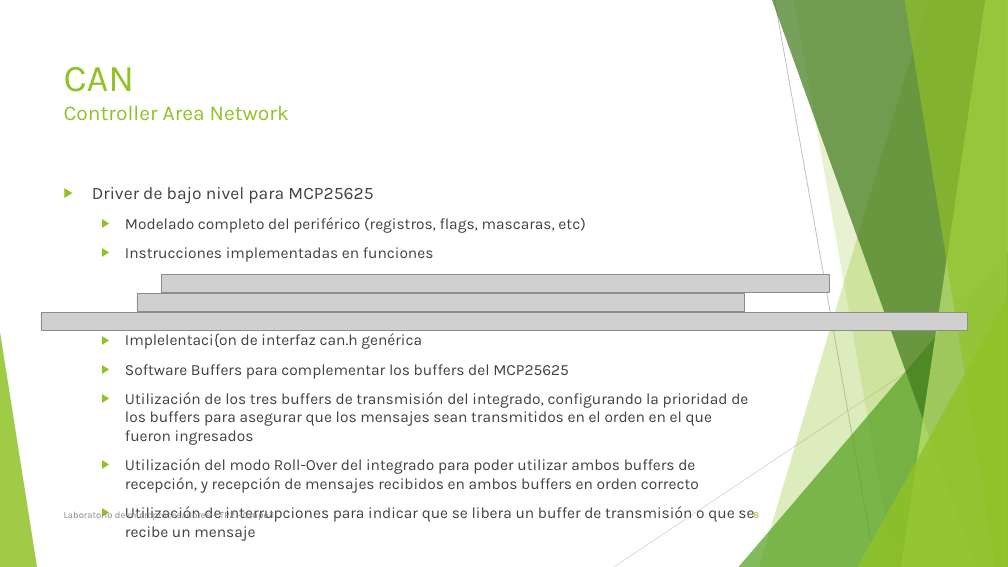
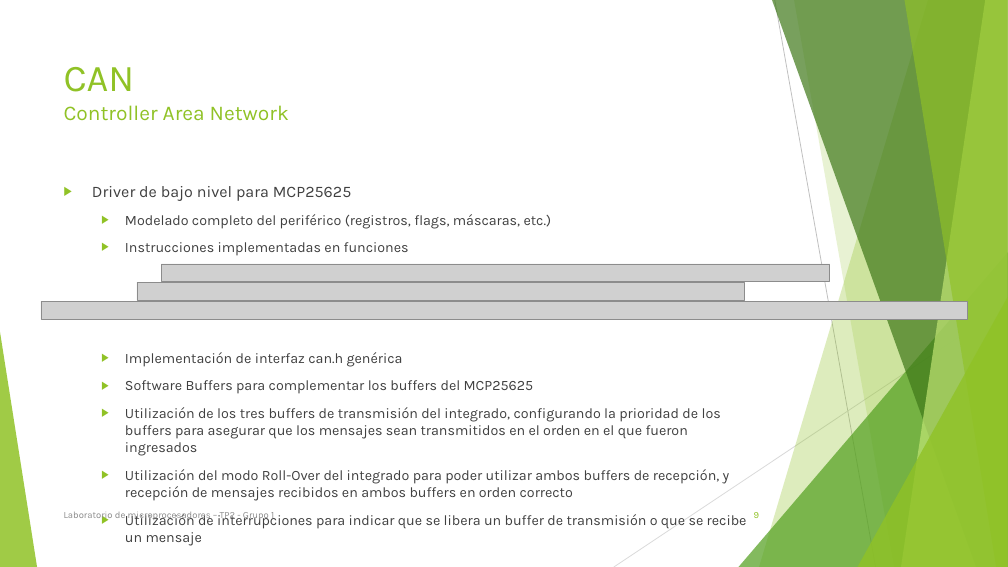
Before and after one commit to micros-g1/TP2, a slide deck: slide 9 of Entrega/22.99 TP2 G1.pptx (slide 8 before the commit). Drawn at 1008x567 pixels with LibreOffice and Linux fonts; fonts in the diff are those of the drawing; grey boxes stand for pictures. Boxes give left, top, right and bottom in pixels: in the first picture for what was removed or moved away, otherwise in the second. Text is boxed around its words. In the diff, an @@ line names an element or a change of style, - is before the commit and + after.

Commit message:
update to presentation

```diff
--- a/Entrega/22.99 TP2 G1.pptx
+++ b/Entrega/22.99 TP2 G1.pptx
@@ text at (92, 186, 747, 529): size 16.6 to 15.3 pt in "Driver de bajo nivel para MCP25625"; size 14.8 to 13.6 pt in "Instrucciones implementadas en funciones", "Software Buffers para complementar los buffers del ...", "Utilización de los tres buffers de transmisión ...", "Utilización del modo Roll-Over del integrado para ..." and 1 more places @@
@@ text at (125, 214, 552, 229): text changed; size 14.8 to 13.6 pt @@
-  ▶ Modelado completo del periférico (registros, flags, mascaras, etc)
+  ▶ Modelado completo del periférico (registros, flags, máscaras, etc.)
@@ 3 pictures: place and size @@
-3 pictures at (41, 275, 967, 330)
+3 pictures at (41, 264, 967, 319)
@@ text at (125, 352, 403, 367): text changed; size 14.8 to 13.6 pt @@
-  ▶ Implelentaci{on de interfaz can.h genérica
+  ▶ Implementación de interfaz can.h genérica
@@ page number at (754, 512, 759, 518): text changed @@
-8
+9
```
Also in this commit, not shown: 1 other slide changed, 5 slides added, 7 other files.
